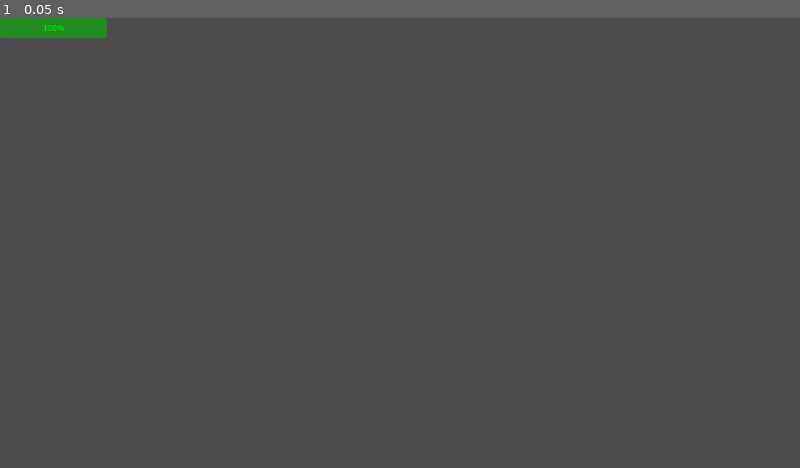
Above: before the commit, frame 1.
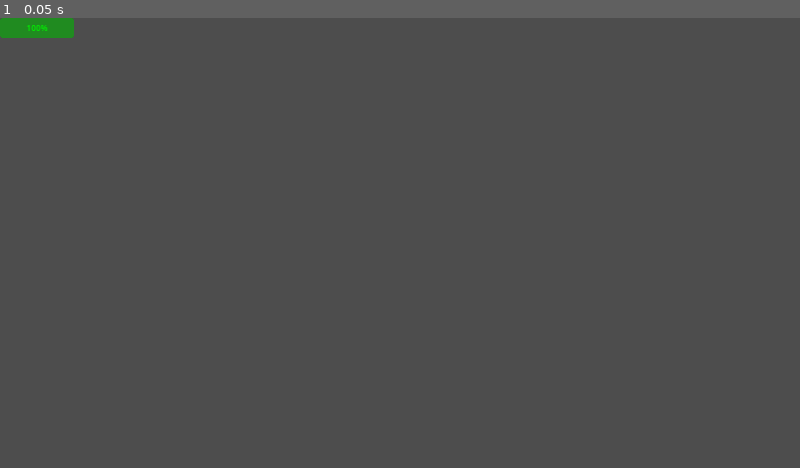
Above: after the commit, the same moment.

Repository: allemansratten/AntColonyTycoonDeluxe
Game: Godot game, scene res://pheromone_bar.tscn
Two runs of this game, one before a commit and one after it. Both use one fixed random seed, a clock stepped at 60 frames per second and the inputs below. This scene is started directly instead of the project's main scene.
Inputs:
- Up to frame 1 (0.05 s): no input

The runs differ from the first frame. In frame 1, 0.2% of the frame differs, in the area x 3-14%, y 0-5%.
Error after the commit: Invalid access to property or key 'is_drawing' on a base object of type 'null instance'. (res://pheromone_bar.gd:19)

Commit message:
Show pheromone bar at mouse position when drawing

Diff:
--- a/pheromone_bar.gd
+++ b/pheromone_bar.gd
@@ -4,6 +4,7 @@
 @export var depletion_speed: float = 4.0
 @export var regeneration_speed: float = 0.5
 @onready var progress_bar = $ProgressBar
+@onready var game = get_node("/root/Game")
 
 
 # Called every frame. 'delta' is the elapsed time since the previous frame.
@@ -15,6 +16,8 @@
 
 	pheromone_available = min(100.0, pheromone_available + delta * regeneration_speed)
 
+	if not game.is_drawing:
+		position = Vector2.ZERO
 
 func deplete(amount: float) -> void:
 	# We want to allow negative values here because we don't check the amount before
@@ -23,3 +26,14 @@
 
 func add(amount: float) -> void:
 	pheromone_available = min(100.0, pheromone_available + amount)
+
+# TODO(vv): Draw circular progress bar instead of moving the rectangluar one
+# func _draw() -> void:
+# 	draw_circle(Vector2(42.479, 65.4825), 9.3905, Color.WHITE)
+
+func _input(event: InputEvent) -> void:
+	if game.is_drawing:
+		if event is InputEventMouseMotion:
+			position = event.position
+	else:
+		position = Vector2.ZERO
--- a/pheromone_bar.tscn
+++ b/pheromone_bar.tscn
@@ -9,6 +9,6 @@
 
 [node name="ProgressBar" type="ProgressBar" parent="."]
 layout_mode = 0
-offset_right = 214.0
+offset_right = 148.0
 offset_bottom = 40.0
 value = 100.0
Not shown: 1 places in game.tscn that only renumber resources
